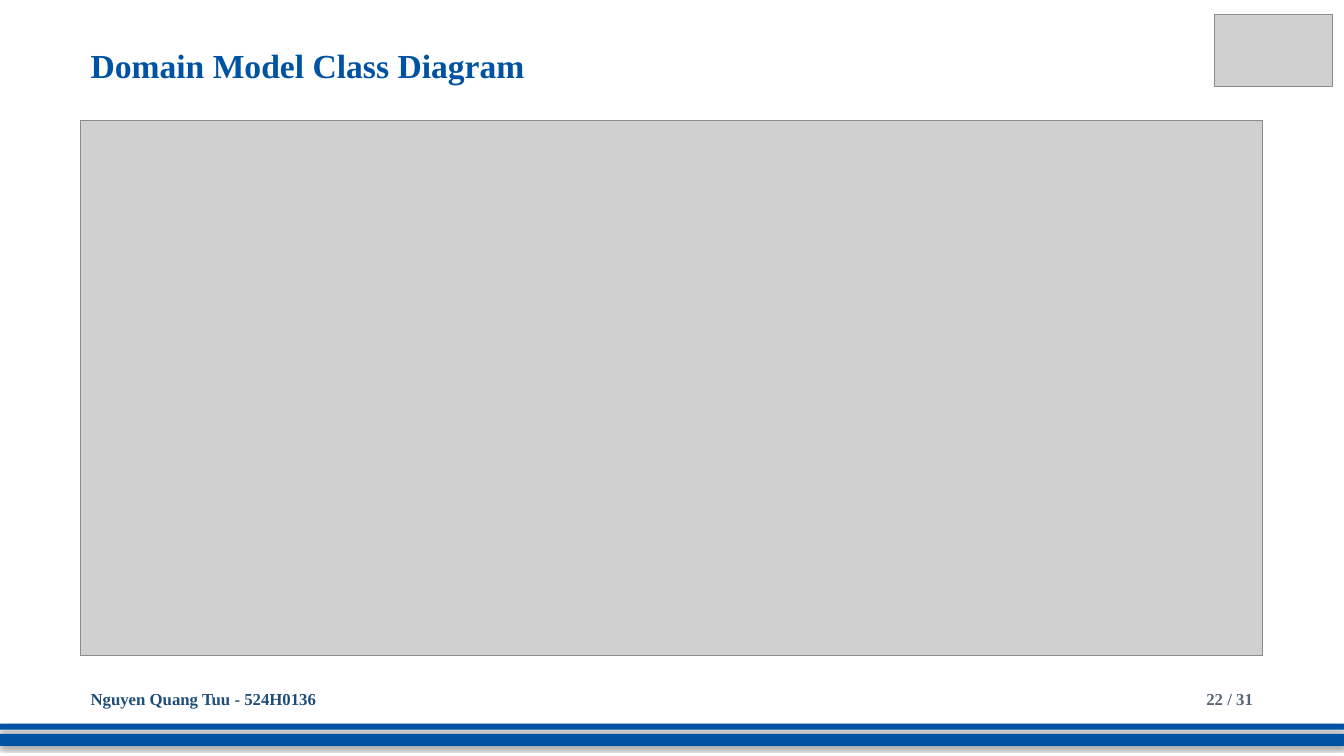
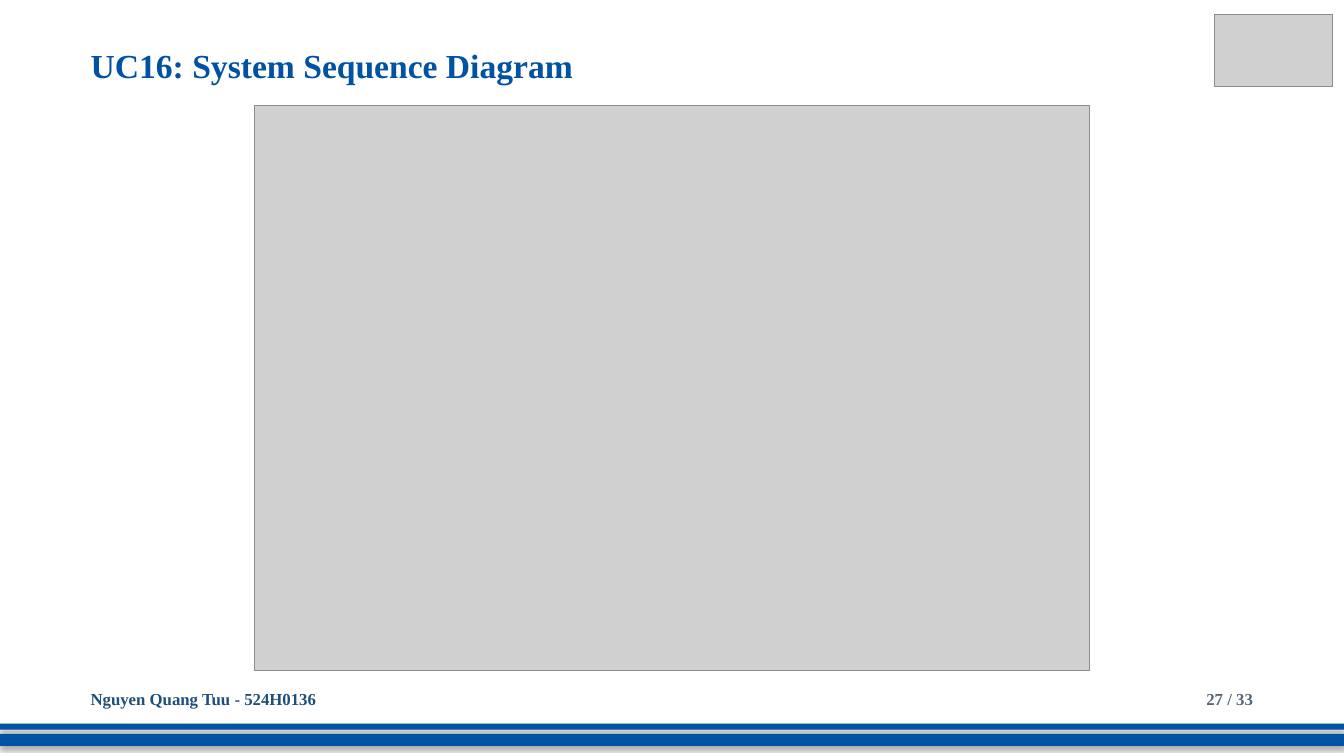
Before and after one commit to DoQuocTrung06/SaigonBite-RAD-TeamF10, a slide deck: slide 27 of Part_2/TeamF10_Presentation_for_SaigonBite.pptx (slide 22 before the commit). Drawn at 1344x756 pixels with LibreOffice and Linux fonts; fonts in the diff are those of the drawing; grey boxes stand for pictures. Boxes give left, top, right and bottom in pixels: in the first picture for what was removed or moved away, otherwise in the second. Text is boxed around its words. In the diff, an @@ line names an element or a change of style, - is before the commit and + after.

```diff
--- a/Part_2/TeamF10_Presentation_for_SaigonBite.pptx
+++ b/Part_2/TeamF10_Presentation_for_SaigonBite.pptx
@@ text at (91,54,573,85): text changed @@
-Domain Model Class Diagram
+UC16: System Sequence Diagram
@@ picture: place and size @@
-picture at (81,120,1263,655)
+picture at (255,106,1090,670)
@@ text at (1206,694,1253,705): text changed @@
-22 / 31
+27 / 33
```
Also in this commit, not shown: 30 other slides changed, 2 slides added.
